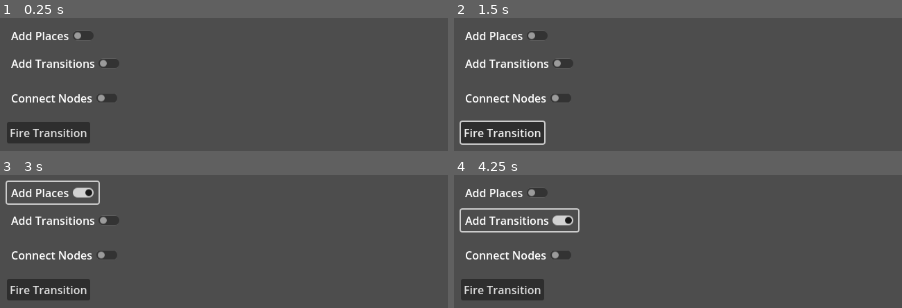
Above: before the commit, frames 1-4 (two rows, left to right).
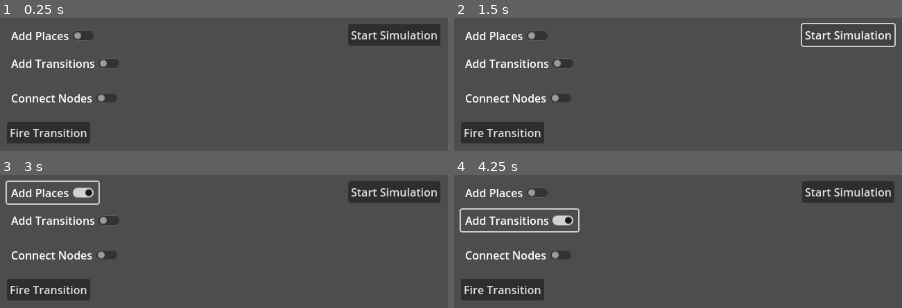
Above: after the commit, the same moments.

Repository: UltraMarineOwl/FuzzyPetriNetSim
Game: Godot game, scene res://Scenes/main.tscn
Two runs of this game, one before a commit and one after it. Both use one fixed random seed, a clock stepped at 60 frames per second and the inputs below.
Inputs (mouse positions are in pixels of both pictures, inside the frame that each line leads up to):
- Up to frame 1 (0.25 s): no input
- Up to frame 2 (1.5 s): click "Fire Transition" at 0.5 s; click (848, 35) at 1.25 s, where only the run after the commit has a clickable "Start Simulation"
- Up to frame 3 (3 s): click (394, 192) at 2 s, where only the run after the commit has a clickable "Start Simulation"; click "Add Places" at 2.75 s
- Up to frame 4 (4.25 s): click "Add Transitions" at 3.5 s

The runs differ from the first frame. In frame 1, 3.1% of the frame differs, in the area x 77-99%, y 4-22%; in frame 2, 1.8%; in frame 3, 3.1%; in frame 4, 3.1%.

Commit message:
simulation, highlight and broken  double click box

Diff:
--- a/Scenes/Place.tscn
+++ b/Scenes/Place.tscn
@@ -17,14 +17,14 @@
 [node name="StaticBody2D" type="StaticBody2D" parent="."]
 disable_mode = 1
 
-[node name="CollisionShape2D" type="CollisionShape2D" parent="StaticBody2D"]
-shape = SubResource("CircleShape2D_6l4rf")
-
-[node name="Sprite2D" type="Sprite2D" parent="StaticBody2D"]
+[node name="Sprite" type="Sprite2D" parent="StaticBody2D"]
 light_mask = 2
 visibility_layer = 2
 scale = Vector2(0.84375, 0.828125)
 texture = ExtResource("2_plpli")
+
+[node name="CollisionShape2D" type="CollisionShape2D" parent="StaticBody2D"]
+shape = SubResource("CircleShape2D_6l4rf")
 
 [node name="Label" type="Label" parent="."]
 offset_left = -11.0
--- a/Scenes/Transitions.tscn
+++ b/Scenes/Transitions.tscn
@@ -12,7 +12,7 @@
 [node name="StaticBody2D" type="StaticBody2D" parent="."]
 disable_mode = 1
 
-[node name="Sprite2D" type="Sprite2D" parent="StaticBody2D"]
+[node name="Sprite" type="Sprite2D" parent="StaticBody2D"]
 texture = ExtResource("2_dre3t")
 
 [node name="CollisionShape2D" type="CollisionShape2D" parent="StaticBody2D"]
@@ -20,7 +20,6 @@
 shape = SubResource("RectangleShape2D_46e1j")
 
 [node name="Label" type="Label" parent="."]
-visible = false
 offset_left = -40.0
 offset_top = -54.0
 offset_right = 40.0
--- a/Scenes/main.tscn
+++ b/Scenes/main.tscn
@@ -6,3 +6,13 @@
 script = ExtResource("1_awlv0")
 
 [node name="Connections" type="Node2D" parent="."]
+
+[node name="Start Simulation" type="Button" parent="."]
+offset_left = 502.0
+offset_top = 9.0
+offset_right = 635.0
+offset_bottom = 40.0
+text = "Start Simulation"
+icon_alignment = 1
+
+[connection signal="pressed" from="Start Simulation" to="." method="_on_start_simulation_pressed"]
--- a/Scripts/Place.gd
+++ b/Scripts/Place.gd
@@ -6,6 +6,9 @@
 var is_dragging: bool = false
 var drag_offset: Vector2
 var main
+
+var is_connected: bool = false
+var token_line_edit: LineEdit
 
 func _ready() -> void:
 	update_label()
@@ -37,6 +40,36 @@
 			if _is_mouse_over(mouse_pos):
 				# Открываем окно ввода или увеличиваем значение метки
 				_change_token_value()
+	if event is InputEventMouseButton and event.double_click:
+		if event.button_index == MOUSE_BUTTON_LEFT:
+			var mouse_pos = get_global_mouse_position()
+			if _is_mouse_over(mouse_pos):
+				_prompt_token_value()
+
+func _prompt_token_value() -> void:
+	var input_dialog = AcceptDialog.new()
+	input_dialog.title = "Enter token value (0.0 - 1.0):"
+	#input_dialog.resizable = false
+
+	token_line_edit = LineEdit.new()
+	token_line_edit.text = str(token_value)
+	#token_line_edit.margin_top = 10  # Добавим отступ сверху, если нужно
+	#token_line_edit.margin_bottom = 10  # Добавим отступ снизу, если нужно
+
+	input_dialog.get_ok_button().connect("pressed", _on_token_value_confirmed)
+	#input_dialog.rect_size = Vector2(300, 100)
+	add_child(input_dialog)
+	input_dialog.popup_centered()
+
+func _on_token_value_confirmed(line_edit: LineEdit) -> void:
+	var text = token_line_edit.text
+	if not text.is_valid_float():
+		print("Invalid input. Please enter a number.")
+		return
+	var value = text.to_float()
+	token_value = clamp(value, 0.0, 1.0)
+	update_label()
+	token_line_edit.get_parent().queue_free()  # Закрываем окно
 
 func _change_token_value() -> void:
 	token_value = min(1.0, token_value + 0.1)
@@ -56,18 +89,26 @@
 			return true
 	return false
 
+func set_connected(connected: bool) -> void:
+	is_connected = connected
+	var sprite_node = $StaticBody2D/Sprite  # Убедитесь, что узел 'Sprite' существует в 'Place.tscn'
+	if sprite_node == null:
+		print("Sprite node not found in Place!")
+		return
+	if is_connected:
+		sprite_node.modulate = Color(1, 1, 0)  # Желтый цвет при выборе
+	else:
+		sprite_node.modulate = Color(1, 1, 1)  # Обычный цвет
 
 func _update_connections() -> void:
 	# Уведомляем родителя о перемещении для обновления линий
 	#if get_parent().has_method("update_connections"):
 	#	get_parent().update_connections()
 	var parent = get_parent()
-	print("Parent of ", self.name, " is ", parent.name)
-	if parent.has_method("update_connections"):
-		print("Calling update_connections() from ", self.name)
+	while parent != null and not parent.has_method("update_connections"):
+		parent = parent.get_parent()
+	if parent != null:
 		parent.update_connections()
-	else:
-		print("Parent does not have method update_connections()")
 
 func _gui_input(event) -> void:
 	if event is InputEventMouseButton and event.button_index == MOUSE_BUTTON_LEFT:
--- a/Scripts/Transitions.gd
+++ b/Scripts/Transitions.gd
@@ -10,6 +10,7 @@
 var is_dragging: bool = false
 var drag_offset: Vector2
 var main
+var is_connected: bool = false
 
 func _ready():
 	update_label()
@@ -17,7 +18,7 @@
 		main = get_parent()
 
 func update_label():
-	$Label.text = "Transition"
+	$Label.text = "%.2f" % firing_threshold
 
 func try_fire():
 	var min_token_value = 1.0
@@ -26,20 +27,28 @@
 
 	if min_token_value >= firing_threshold:
 		fire_transition(min_token_value)
+		return true
+	else:
+		return false
 
-func fire_transition(token_amount: float):
+func fire_transition(token_amount: float) -> void:
 	# Обновляем значения меток
 	for place in input_places:
-		place.token_value = max(0.0, place.token_value - firing_threshold)
+		place.token_value = max(0.0, place.token_value - token_amount)
 		place.update_label()
 	for place in output_places:
-		place.token_value = min(1.0, place.token_value + firing_threshold)
+		place.token_value = min(1.0, place.token_value + token_amount)
 		place.update_label()
+	print("Transition fired with token amount: ", token_amount)
 
 func _input(event: InputEvent) -> void:
 	if main != null and main.is_connect_mode_enabled:
 		return
 	if event is InputEventMouseButton:
+		if event.button_index == MOUSE_BUTTON_RIGHT and event.pressed:
+			var mouse_pos = get_global_mouse_position()
+			if _is_mouse_over(mouse_pos):
+				_change_firing_threshold()
 		if event.button_index == MOUSE_BUTTON_LEFT:
 			var mouse_pos = get_global_mouse_position()
 			if event.pressed and _is_mouse_over(mouse_pos):
@@ -50,6 +59,10 @@
 	elif event is InputEventMouseMotion and is_dragging:
 		position = get_global_mouse_position() + drag_offset
 		_update_connections()
+
+func _change_firing_threshold() -> void:
+	firing_threshold = max(0.0, firing_threshold - 0.1)
+	update_label()
 
 func _is_mouse_over(global_position: Vector2) -> bool:
 	var space_state = get_world_2d().direct_space_state
@@ -70,6 +83,18 @@
 	if get_parent().has_method("update_connections"):
 		get_parent().update_connections()
 
+
+func set_connected(connected: bool) -> void:
+	is_connected = connected
+	var sprite_node = $StaticBody2D/Sprite  # Убедитесь, что узел 'Sprite' существует в 'Place.tscn'
+	if sprite_node == null:
+		print("Sprite node not found in Place!")
+		return
+	if is_connected:
+		sprite_node.modulate = Color(1, 1, 0)  # Желтый цвет при выборе
+	else:
+		sprite_node.modulate = Color(1, 1, 1)  # Обычный цвет
+
 func _gui_input(event) -> void:
 	if event is InputEventMouseButton and event.button_index == MOUSE_BUTTON_LEFT:
 		if event.doubleclick:
--- a/Scripts/main.gd
+++ b/Scripts/main.gd
@@ -19,6 +19,8 @@
 
 var selected_place: Place = null
 var selected_transition: Transition = null
+var selected_transition_to_fire: Transition = null
+var selected_node = null
 
 var connections = []  # Список словарей с информацией о соединениях
 
@@ -159,41 +161,84 @@
 				return grandparent_node
 	return null
 
+
+#func _handle_node_selection(node: Node) -> void:
+	#if node is Place:
+		#if selected_transition != null:
+			## Связываем переход и место
+			#selected_transition.output_places.append(node)
+			#_draw_connection(selected_transition, node)
+			## Сбрасываем выбор
+			#selected_transition = null
+			#print("Connected Transition to Place")
+		#else:
+			#selected_place = node
+			#print("Selected Place")
+	#elif node is Transition:
+		#if selected_place != null:
+			## Связываем место и переход
+			#node.input_places.append(selected_place)
+			#_draw_connection(selected_place, node) # Рисуется линии
+			## Сбрасываем выбор
+			#selected_place = null
+			#print("Connected Place to Transition")
+		#else:
+			#selected_transition = node
+			#print("Selected Transition")
+
 func _handle_node_selection(node: Node) -> void:
-	if node is Place:
-		if selected_transition != null:
-			# Связываем переход и место
-			selected_transition.output_places.append(node)
-			_draw_connection(selected_transition, node)
-			# Сбрасываем выбор
-			selected_transition = null
-			print("Connected Transition to Place")
-		else:
-			selected_place = node
-			print("Selected Place")
-	elif node is Transition:
-		if selected_place != null:
-			# Связываем место и переход
-			node.input_places.append(selected_place)
-			_draw_connection(selected_place, node) # Рисуется линии
-			# Сбрасываем выбор
-			selected_place = null
-			print("Connected Place to Transition")
-		else:
-			selected_transition = node
-			print("Selected Transition")
+	if selected_node == null:
+		selected_node = node
+		print("First node selected: ", node.name)
+	else:
+		# Соединяем два узла
+		_connect_nodes(selected_node, node)
+		# Устанавливаем соединение на узлах
+		selected_node.set_connected(true)
+		node.set_connected(true)
+		# Сбрасываем выбранный узел
+		selected_node = null
+
+func _connect_nodes(node_a: Node, node_b: Node) -> void:
+	# Создаём соединение между узлами
+	_draw_connection(node_a, node_b)
+	# Обновляем списки входов и выходов для переходов и мест
+	if node_a is Place and node_b is Transition:
+		node_b.input_places.append(node_a)
+	elif node_a is Transition and node_b is Place:
+		node_a.output_places.append(node_b)
+	elif node_a is Place and node_b is Place:
+		# Если хотите поддерживать соединения между местами
+		pass
+	elif node_a is Transition and node_b is Transition:
+		# Если хотите поддерживать соединения между переходами
+		pass
+	else:
+		print("Unsupported connection type.")
 
 func _draw_connection(from_node: Node2D, to_node: Node2D) -> void:
 	var line = Line2D.new()
 	line.default_color = Color.WHITE
 	line.width = 2
-	line.add_point(from_node.position)
-	line.add_point(to_node.position)
+	line.add_point(from_node.global_position)
+	line.add_point(to_node.global_position)
 	connections_node.add_child(line)
 
-
 func _on_fire_button_pressed() -> void:
-	if selected_transition != null:
-		selected_transition.try_fire()
+	if selected_transition_to_fire != null:
+		selected_transition_to_fire.try_fire()
 	else:
 		print("No transition selected to fire.")
+
+
+func _on_start_simulation_pressed() -> void:
+	var simulation_active = true
+	while simulation_active:
+		simulation_active = false
+		for node in get_children():
+			if node is Transition:
+				var can_fire = node.try_fire()
+				if can_fire:
+					simulation_active = true
+		# Добавляем небольшую задержку для обновления интерфейса
+		#
